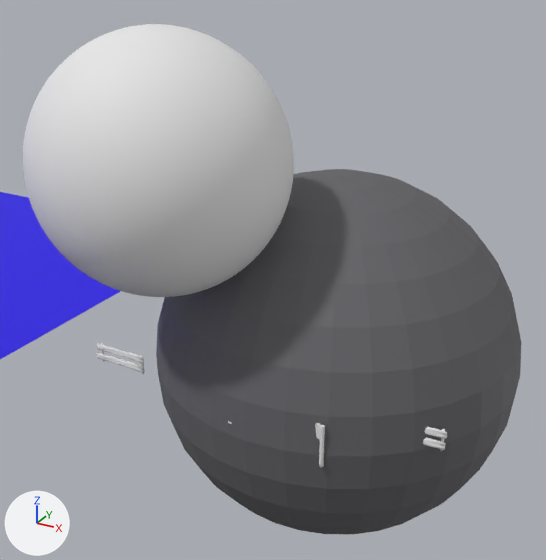
The FBX model TechDemo/TechDemo/Models/The Scene.fbx as it was, and as the next commit left it.
Before and after are seen from a camera (50 mm lens) standing at (14.0, -32.2, 19.2) and looking at (-2.7, -1.8, 4.0). Arrows for +X, +Y and +Z are at lower left; the lights stay in place. Where no turn or scale is listed for an object, it has been applied to the vertices.

Objects in the first picture: 'SkyObject', 'Sphere', 'Water_object_L_Lib.004'.
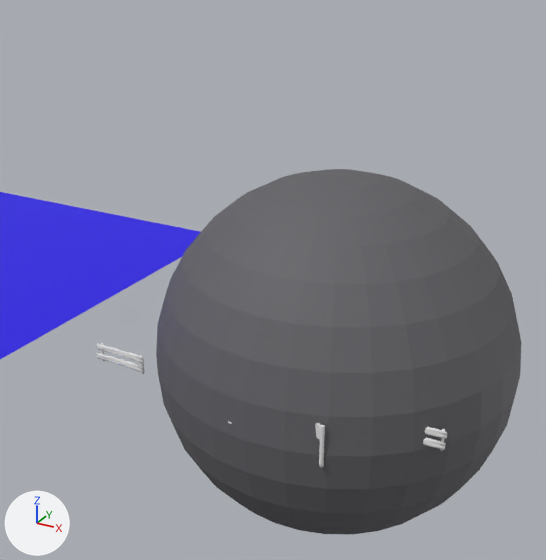
Scene script edits in JSON lines:
```json
{"op": "remove", "block": "ob_sphere", "code": ["ob_sphere = bpy.data.objects.new('Sphere', me_sphere)", "ob_sphere.location = (-4.83, -7.53, 10.98)"]}
```

What differs and where, as boxes (x1, y1, x2, y2) in the pictures (546 x 560 px):
```json
{"object": "Sphere", "change": "deleted", "before": [23, 24, 294, 297]}
```
